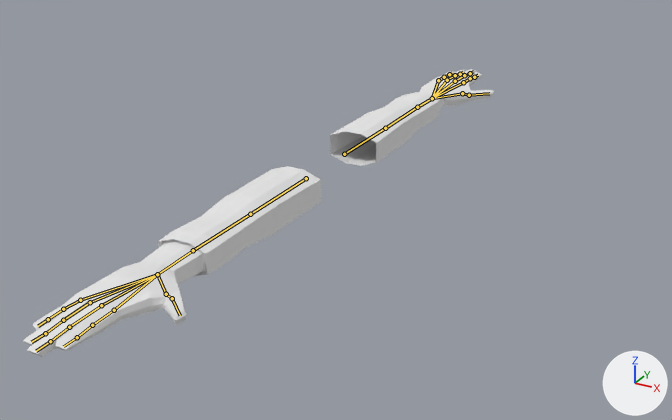
Two versions of the Blender file GameResources/Meshes/PlayerArms/Player_Arms.blend, one commit apart.
One viewpoint serves both versions: a 50 mm camera at (6.65, -11.76, 5.18) aimed at (0.58, -0.74, -0.33). Lighting does not change. The marker at lower right points along +X, +Y and +Z. The bones that bend it are drawn over the model as lines.
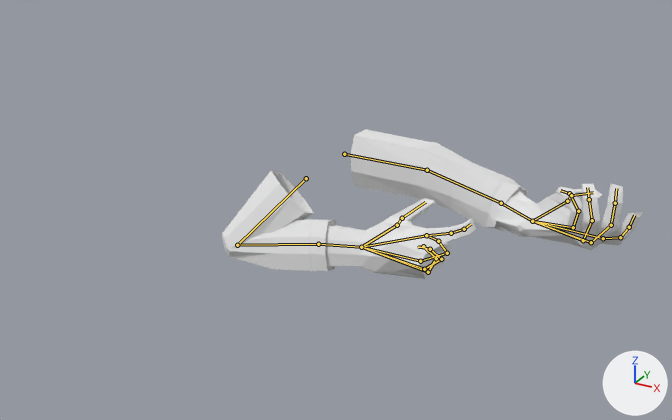
The newer file adds an action. The first version stands in its rest pose; the second is drawn at frame 11 of the action 'MP5SD_Shot'.

Boxes (x1, y1, x2, y2) around the edits, measured in the pictures (672 x 420 px):
'Cube.001', posed (14% narrower, 42% shorter)
    before: (24, 166, 321, 356)
    after: (222, 170, 476, 279)
'Cube.002', posed (77% wider, 24% taller)
    before: (330, 69, 495, 166)
    after: (351, 129, 643, 250)
bone 'UpperArm.R', root to tip
    before: (306, 178) to (250, 214)
    after: (306, 178) to (237, 245)
bone 'LowArm.R', root to tip
    before: (250, 214) to (193, 250)
    after: (237, 245) to (318, 244)
bone 'Wrist.R', root to tip
    before: (193, 250) to (157, 274)
    after: (318, 244) to (361, 247)
bone 'Little1.R', root to tip
    before: (157, 274) to (80, 300)
    after: (361, 247) to (428, 272)
bone 'Little2.R', root to tip
    before: (80, 300) to (63, 309)
    after: (428, 272) to (436, 258)
bone 'Ring1.R', root to tip
    before: (157, 274) to (90, 302)
    after: (361, 247) to (424, 269)
bone 'Ring2.R', root to tip
    before: (90, 302) to (63, 320)
    after: (424, 269) to (441, 259)
bone 'Middle1.R', root to tip
    before: (157, 274) to (101, 305)
    after: (361, 247) to (420, 261)
bone 'Middle2.R', root to tip
    before: (101, 305) to (69, 327)
    after: (420, 261) to (447, 253)
bone 'Index2.R', root to tip
    before: (114, 310) to (92, 325)
    after: (426, 235) to (451, 233)
bone 'Thumb1.R', root to tip
    before: (157, 274) to (166, 294)
    after: (361, 247) to (397, 225)
bone 'UpperArm.L', root to tip
    before: (344, 154) to (385, 128)
    after: (344, 154) to (427, 170)
bone 'LowArm.L', root to tip
    before: (385, 128) to (417, 107)
    after: (427, 170) to (501, 203)
bone 'Wrist.L', root to tip
    before: (417, 107) to (432, 98)
    after: (501, 203) to (532, 221)
bone 'Little1.L', root to tip
    before: (432, 98) to (438, 80)
    after: (532, 221) to (573, 227)
bone 'Little2.L', root to tip
    before: (438, 80) to (444, 77)
    after: (573, 227) to (578, 211)
bone 'Ring1.L', root to tip
    before: (432, 98) to (447, 80)
    after: (532, 221) to (583, 240)
bone 'Ring2.L', root to tip
    before: (447, 80) to (455, 75)
    after: (583, 240) to (592, 220)
bone 'Middle1.L', root to tip
    before: (432, 98) to (455, 81)
    after: (532, 221) to (591, 242)
bone 'Middle2.L', root to tip
    before: (455, 81) to (464, 75)
    after: (591, 242) to (611, 225)
bone 'Index1.L', root to tip
    before: (432, 98) to (463, 82)
    after: (532, 221) to (603, 238)
bone 'Index2.L', root to tip
    before: (463, 82) to (470, 78)
    after: (603, 238) to (620, 237)
bone 'Thumb1.L', root to tip
    before: (432, 98) to (462, 93)
    after: (532, 221) to (567, 201)
bone 'Thumb2.L', root to tip
    before: (462, 93) to (469, 95)
    after: (567, 201) to (571, 195)

The edits, one by one:
Bone 'UpperArm.R' (bone_upperarm_r) turns from (0, 0, 0) to (-36, -6, 65) degrees about its own x, y and z.
Bone 'LowArm.R' (bone_lowarm_r) turns from (0, 0, 0) to (139, -1, 1) degrees about its own x, y and z.
Bone 'Wrist.R' (bone_wrist_r) turns from (0, 0, 0) to (-4, 4, -7) degrees about its own x, y and z.
Bone 'Little1.R' (bone_little1_r) turns from (0, 0, 0) to (-1, 0, 13) degrees about its own x, y and z.
Bone 'Little2.R' (bone_little2_r) turns from (0, 0, 0) to (44, -2, 66) degrees about its own x, y and z.
Bone 'Ring1.R' (bone_ring1_r) turns from (0, 0, 0) to (-7, -3, 1) degrees about its own x, y and z.
Bone 'Ring2.R' (bone_ring2_r) turns from (0, 0, 0) to (21, -3, 70) degrees about its own x, y and z.
Bone 'Middle1.R' (bone_middle1_r) turns from (0, 0, 0) to (-9, -10, -6) degrees about its own x, y and z.
Bone 'Middle2.R' (bone_middle2_r) turns from (0, 0, 0) to (22, 1, 69) degrees about its own x, y and z.
Bone 'Index2.R' (bone_index2_r) turns from (0, 0, 0) to (7, 0, 25) degrees about its own x, y and z.
Bone 'Thumb1.R' (bone_thumb1_r) turns from (0, 0, 0) to (-14, 6, 14) degrees about its own x, y and z.
Bone 'UpperArm.L' (bone_upperarm_l) turns from (0, 0, 0) to (92, 5, -91) degrees about its own x, y and z.
Bone 'LowArm.L' (bone_lowarm_l) turns from (0, 0, 0) to (-10, -7, -5) degrees about its own x, y and z.
Bone 'Wrist.L' (bone_wrist_l) turns from (0, 0, 0) to (7, -47, -24) degrees about its own x, y and z.
Bone 'Little1.L' (bone_little1_l) turns from (0, 0, 0) to (17, -18, -35) degrees about its own x, y and z.
Bone 'Little2.L' (bone_little2_l) turns from (0, 0, 0) to (-2, -4, -53) degrees about its own x, y and z.
Bone 'Ring1.L' (bone_ring1_l) turns from (0, 0, 0) to (8, 7, -15) degrees about its own x, y and z.
Bone 'Ring2.L' (bone_ring2_l) turns from (0, 0, 0) to (21, -11, -48) degrees about its own x, y and z.
Bone 'Middle1.L' (bone_middle1_l) turns from (0, 0, 0) to (4, 4, -8) degrees about its own x, y and z.
Bone 'Middle2.L' (bone_middle2_l) turns from (0, 0, 0) to (22, -14, -43) degrees about its own x, y and z.
Bone 'Index1.L' (bone_index1_l) turns from (0, 0, 0) to (4, 0, -1) degrees about its own x, y and z.
Bone 'Index2.L' (bone_index2_l) turns from (0, 0, 0) to (8, -13, -26) degrees about its own x, y and z.
Bone 'Thumb1.L' (bone_thumb1_l) turns from (0, 0, 0) to (-3, 29, -31) degrees about its own x, y and z.
Bone 'Thumb2.L' (bone_thumb2_l) turns from (0, 0, 0) to (-12, 8, -12) degrees about its own x, y and z.
